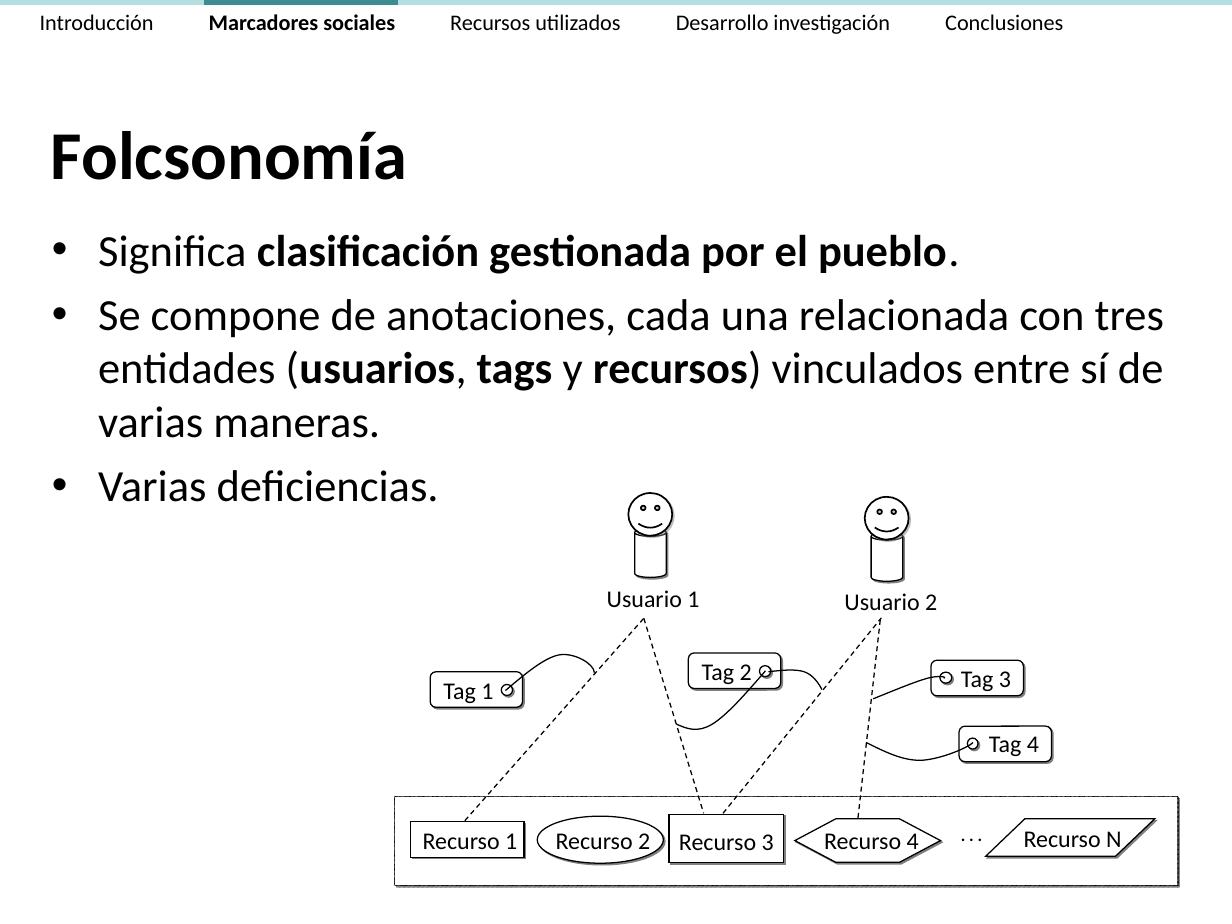
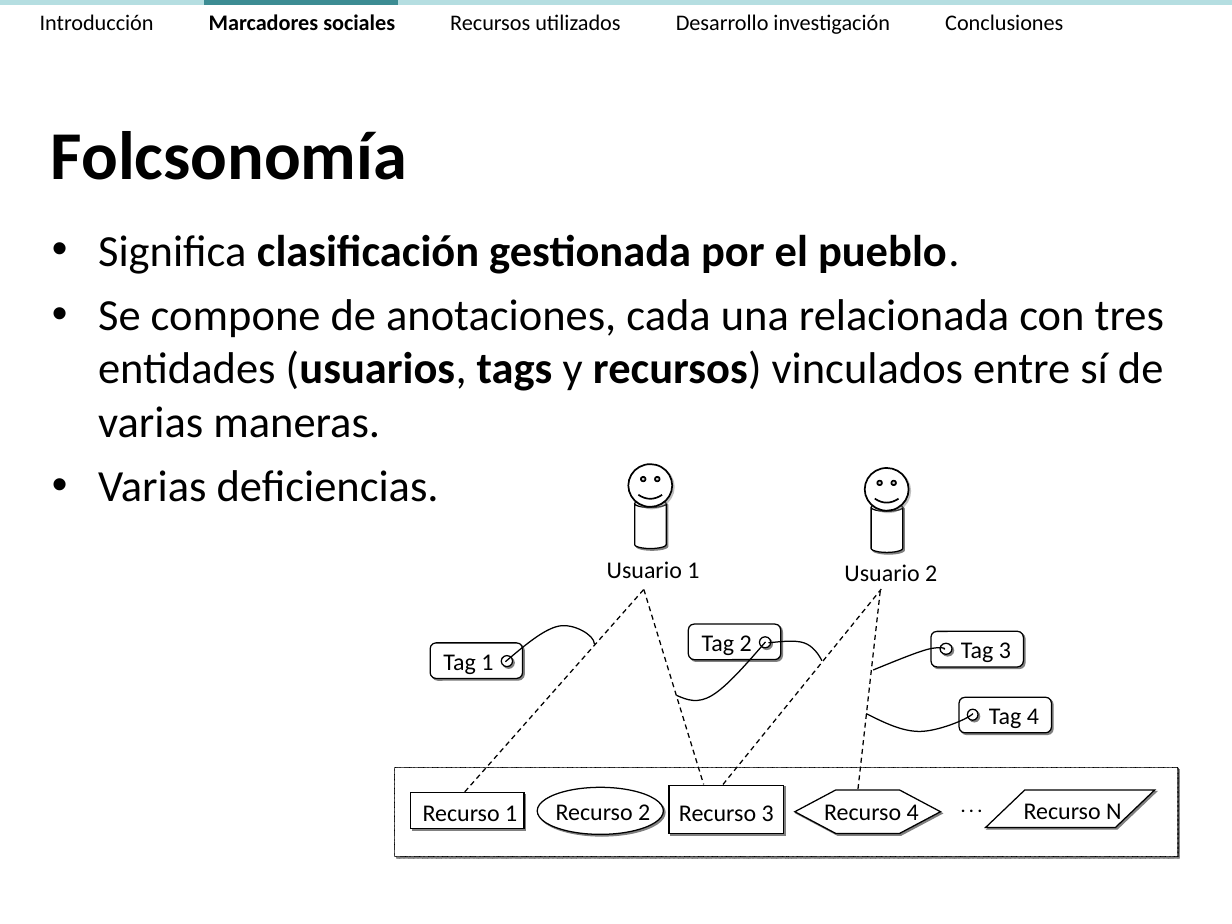
Before and after one commit to ak907kenai/nicotournetesis, a slide deck: slide 12 of docs_trunk/Presentación/Nicolás Tourné - Presentación Tesis (v2.3).ppt (slide 11 before the commit). Drawn at 1232x924 pixels with LibreOffice and Linux fonts; fonts in the diff are those of the drawing. Boxes give left, top, right and bottom in pixels: in the first picture for what was removed or moved away, otherwise in the second. Text is boxed around its words. In the diff, an @@ line names an element or a change of style, - is before the commit and + after.

```diff
--- a/docs_trunk/Presentación/Nicolás Tourné - Presentación Tesis (v2.3).ppt
+++ b/docs_trunk/Presentación/Nicolás Tourné - Presentación Tesis (v2.3).ppt
@@ 12 texts, 5 ellipses, 5 freeform shapes, 4 rounded rectangles, 4 lines, 3 rectangles, 2 cylinders, 2 smiley faces, 1 hexagon, 1 parallelogram: place and size @@
-12 texts, 5 ellipses, 5 freeform shapes, 4 rounded rectangles, 4 lines, 3 rectangles, 2 cylinders, 2 smiley faces, 1 hexagon, 1 parallelogram at [394, 493, 1178, 886]
+12 texts, 5 ellipses, 5 freeform shapes, 4 rounded rectangles, 4 lines, 3 rectangles, 2 cylinders, 2 smiley faces, 1 hexagon, 1 parallelogram at [394, 464, 1178, 856]
```
Also in this commit, not shown: 15 other slides changed, 1 slide added, 1 other file.
